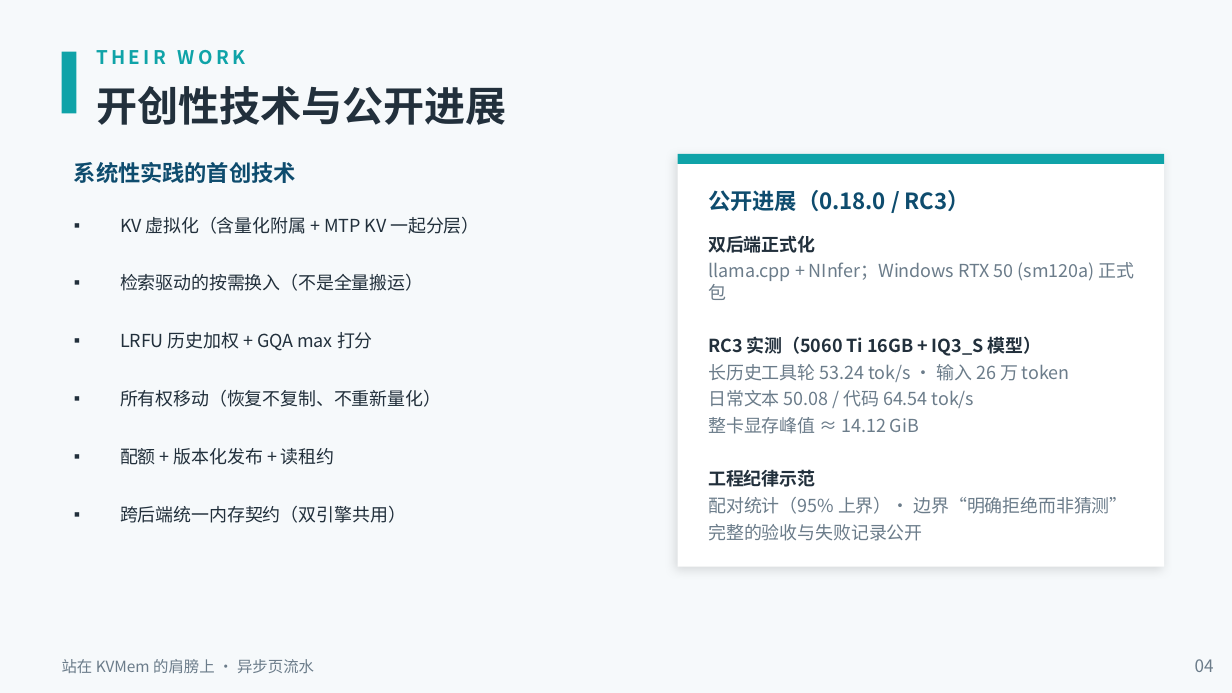
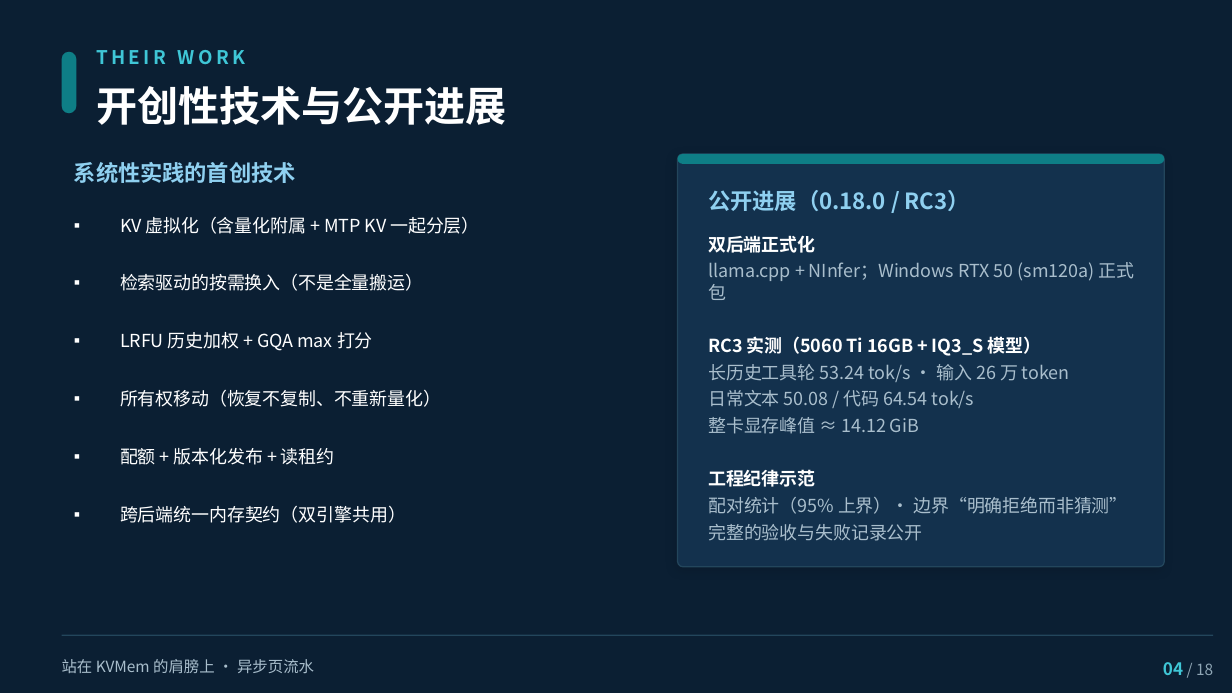
Before and after one commit to paicat1/Ninfer-KVMem-Async, a slide deck: slide 4 of docs/异步页流水-技术说明.pptx. Drawn at 1232x693 pixels with LibreOffice and Linux fonts; fonts in the diff are those of the drawing. Boxes give left, top, right and bottom in pixels: in the first picture for what was removed or moved away, otherwise in the second. Text is boxed around its words. In the diff, an @@ line names an element or a change of style, - is before the commit and + after.

```diff
--- a/docs/异步页流水-技术说明.pptx
+++ b/docs/异步页流水-技术说明.pptx
@@ background #F6F9FB to #0B1F33 @@
@@ rectangle removed at box(62, 52, 76, 113) @@
@@ rounded rectangle added at box(62, 52, 76, 113), fill #0E7E86 @@
@@ text "THEIR WORK" at box(96, 50, 246, 64): text colour #0FA3A8 to #3FC6D6 @@
@@ text "系统性实践的首创技术" at box(74, 162, 296, 183): text colour #0E4C6E to #8FD0F0 @@
@@ rectangle removed at box(678, 154, 1164, 567) @@
@@ rectangle removed at box(678, 154, 1164, 164) @@
@@ rounded rectangle added at box(678, 154, 1164, 567), fill #13314D, outline #23465C 0.75 pt @@
@@ rounded rectangle added at box(678, 154, 1164, 164), fill #0E7E86 @@
@@ text "公开进展（0.18.0 / RC3）" at box(708, 190, 970, 211): text colour #0E4C6E to #8FD0F0 @@
@@ text "双后端正式化" at box(708, 235, 1135, 541): text colour #22303C to #FFFFFF in "双后端正式化", "RC3 实测（5060 Ti 16GB + IQ3_S 模型）", "工程纪律示范"; text colour #6B7C8A to #A9BECC in "llama.cpp + NInfer；Windows RTX 50 (sm120a) 正式包", "长历史工具轮 53.24 tok/s · 输入 26 万 ...", "日常文本 50.08 / 代码 64.54 tok/s", "整卡显存峰值 ≈ 14.12 GiB" and 2 more places @@
@@ text colour #22303C to #FFFFFF in 7 elements at box(96, 86, 507, 125), box(120, 217, 479, 234), box(120, 274, 423, 291), box(120, 332, 373, 351), box(120, 390, 441, 407), box(120, 448, 335, 465), box(120, 506, 406, 523) @@
@@ text "站在 KVMem 的肩膀上 · 异步页流水" at box(62, 659, 314, 674): text colour #6B7C8A to #A9BECC @@
@@ rectangle added at box(62, 634, 1214, 636), fill #23465C @@
@@ text at box(1163, 662, 1213, 675): text changed; size 10 to 9 pt; text colour #6B7C8A to #8FA6B5 @@
-04
+04 / 18
```
Also in this commit, not shown: 17 other slides changed, 8 other files.
